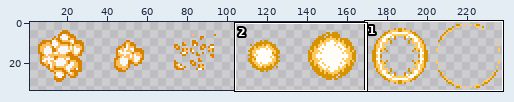
Sprite sheet -- Assets/Images/explosion.png. The first picture is a wide view before the edit; the outline marks the close-up.
Close-up. First the earlier version:
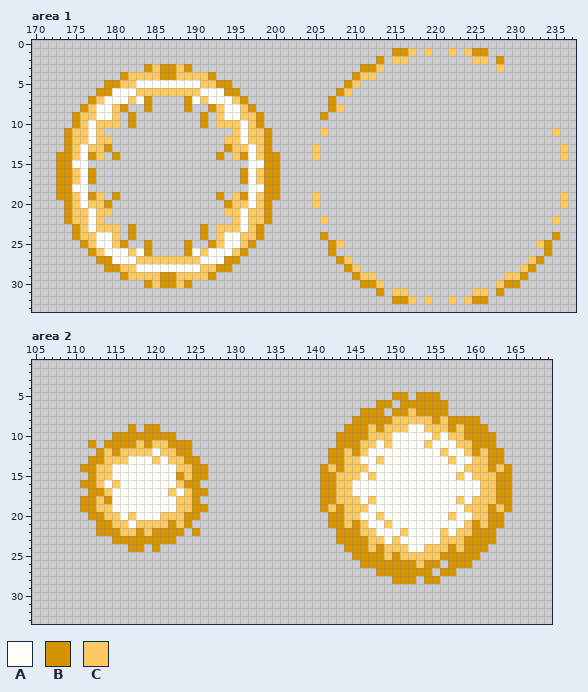
The file is 238x34 pixels. Pixels under 10% opacity are left out. Colours within 5 levels of each other are drawn and written as one. Shown: area 1: x 170..237, y 0..33; area 2: x 105..169, y 1..33. The wide view leaves out empty margins. The commit also changed other parts of the picture, which this record leaves out.
Palette (. is transparent): A #fffdf8  B #d79200  C #fcca60
The same view after the edit:
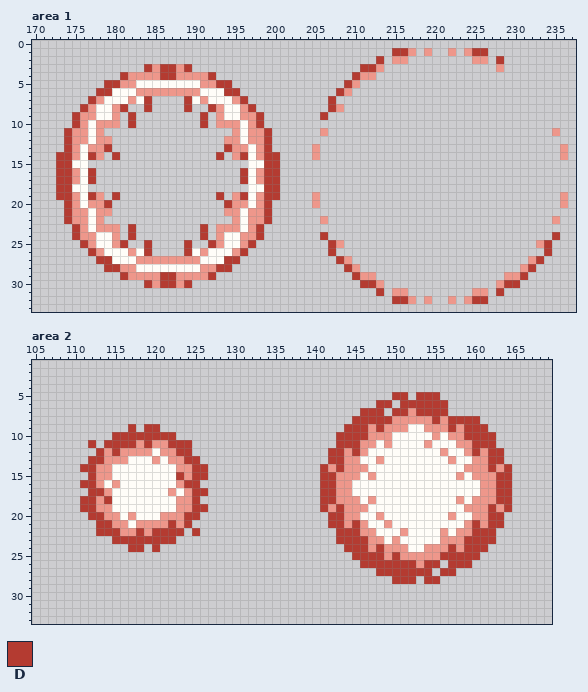
Colours new in this view: D #b43b31
Difference:
Colour C changes from #fcca60 to #ee978b.
Area 1:
Colour B becomes colour D in row 1 at x 215 to 216 and 225 to 226; in row 2 at x 213 and 228; in row 3 at x 184, 186 to 187, 189 and 211 to 212; in row 4 at x 181, 186 to 187, 192 and 210; in row 5 at x 179 to 180, 193 to 194 and 209; in row 6 at x 178 to 179, 194 to 195 and 208.
Colour B becomes colour D in row 7 at x 177, 184, 189, 196 and 207; in row 8 at x 176, 181, 184, 189, 192, 197 and 207; in row 9 at x 175, 182, 191, 198 and 206; in row 10 at x 175, 182, 191 and 198; in rows 11 to 12 at x 174 and 199; in row 13 at x 174, 179, 194 and 199.
Colour B becomes colour D in row 14 at x 173 to 174, 177, 180, 193, 196 and 199 to 200; in row 15 at x 173 to 174 and 199 to 200; in rows 16 to 17 at x 173 to 174, 177, 196 and 199 to 200; in row 18 at x 173 to 174 and 199 to 200; in row 19 at x 173 to 174, 177, 180, 193, 196 and 199 to 200; in row 20 at x 174, 179, 194 and 199.
Colour B becomes colour D in rows 21 to 22 at x 174 and 199; in row 23 at x 175, 182, 191 and 198; in row 24 at x 175, 182, 191, 198, 206 and 235; in row 25 at x 176, 181, 184, 189, 192, 197, 207 and 234; in row 26 at x 177, 184, 189, 196, 207 and 234; in row 27 at x 178 to 179, 194 to 195, 208 and 233.
Colour B becomes colour D in row 28 at x 179 to 180, 193 to 194, 209 and 232; in row 29 at x 181, 186 to 187, 192, 210 and 231; in row 30 at x 184, 186 to 187, 189, 211 to 212 and 229 to 230; in row 31 at x 213 and 228; in row 32 at x 215 to 216 and 225 to 226.
Area 2:
Colour B becomes colour D in row 5 at x 150 to 151 and 153 to 155; in row 6 at x 148 to 149 and 151 to 156; in row 7 at x 146 to 148, 150 to 151 and 153 to 156; in row 8 at x 145 to 149, 155 and 157 to 160; in row 9 at x 117, 119 to 120, 144 to 146, 148, 157 and 159 to 161; in row 10 at x 115 to 122, 143 to 146 and 159 to 162.
Colour B becomes colour D in row 11 at x 112, 114 to 117, 119, 122 to 124, 143 to 145 and 160 to 162; in row 12 at x 113, 115, 123 to 124, 142 to 143, 145, 160 and 162 to 163; in row 13 at x 112 to 113, 124 to 125, 142 to 143 and 162 to 163; in row 14 at x 111 to 112, 125 to 126, 141, 143, 162 and 164; in row 15 at x 112, 123, 125 to 126, 141 to 142 and 163 to 164; in row 16 at x 111 to 112, 124 to 125, 141 to 142 and 163 to 164.
Colour B becomes colour D in row 17 at x 112 to 113, 125 to 126, 141 to 142 and 163 to 164; in row 18 at x 111 to 112, 114, 125, 141 to 142 and 163 to 164; in row 19 at x 111 to 112, 125 to 126, 141, 143, 162 and 164; in row 20 at x 112 to 113, 124 to 125, 142 to 143 and 162 to 163; in row 21 at x 113 to 114, 122, 124, 142 to 143, 145, 160 and 162 to 163; in row 22 at x 113 to 115, 118, 120 to 123, 125, 143 to 145 and 160 to 162.
Colour B becomes colour D in row 23 at x 115 to 122, 143 to 146 and 159 to 162; in row 24 at x 117 to 118, 120, 144 to 146, 148, 157 and 159 to 161; in row 25 at x 145 to 148, 150 and 156 to 160; in row 26 at x 146 to 152, 154 to 155 and 157 to 159; in row 27 at x 148 to 154 and 156 to 157; in row 28 at x 150 to 152 and 154 to 155.
